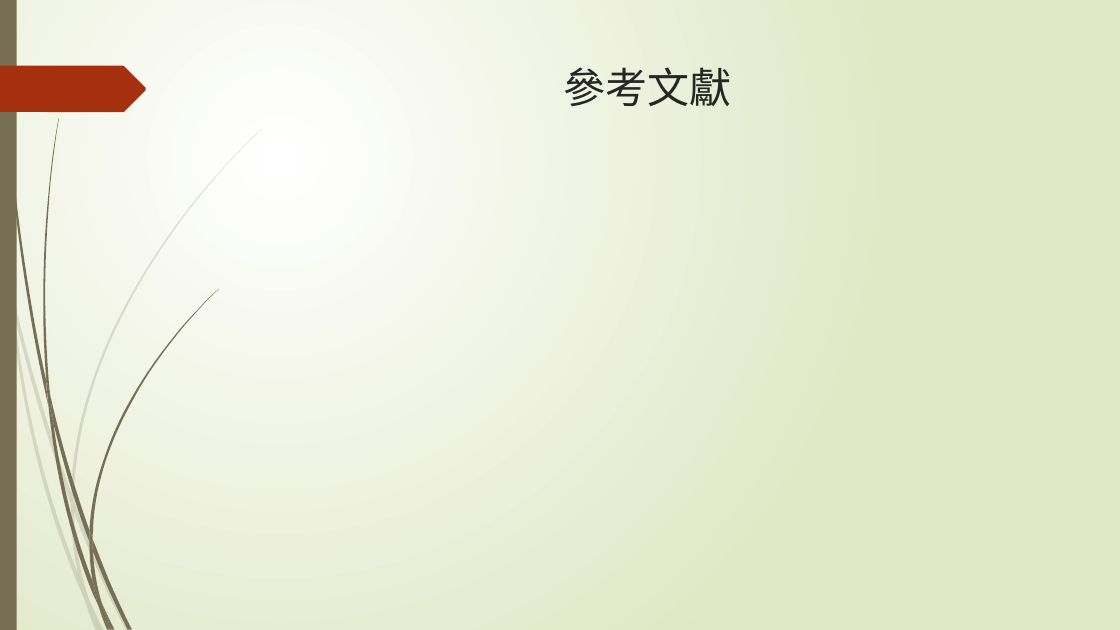
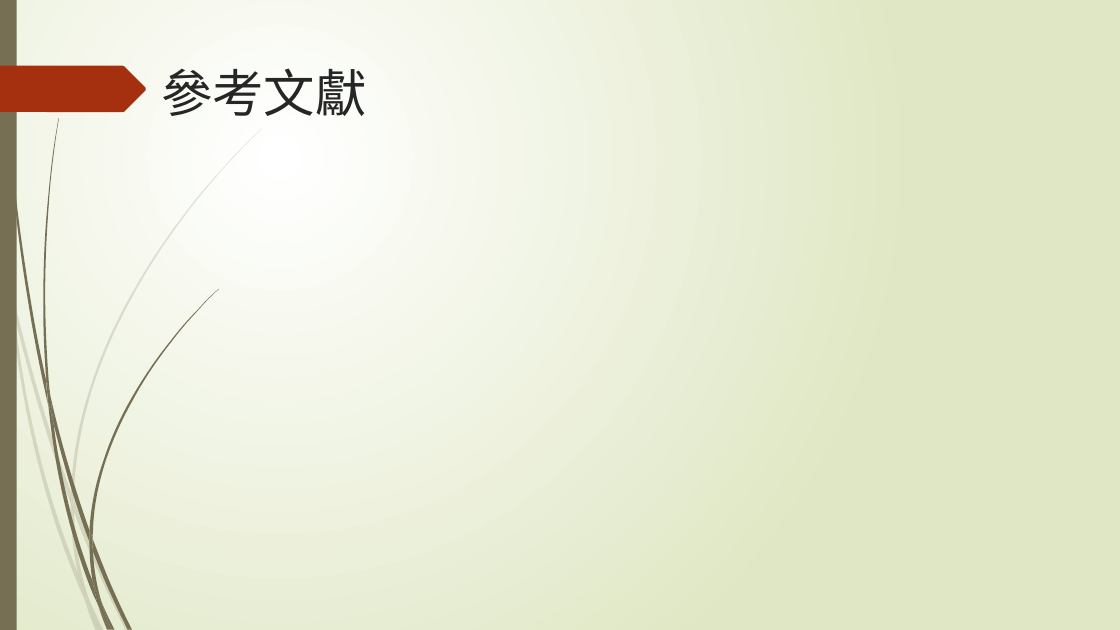
Before and after one commit to NIUWCSP/OTSM, a slide deck: slide 13 of report/以SDR實現OTSM通訊技術.pptx (slide 12 before the commit). Drawn at 1120x630 pixels with LibreOffice and Linux fonts; fonts in the diff are those of the drawing. Boxes give left, top, right and bottom in pixels: in the first picture for what was removed or moved away, otherwise in the second. Text is boxed around its words. In the diff, an @@ line names an element or a change of style, - is before the commit and + after.

```diff
--- a/report/以SDR實現OTSM通訊技術.pptx
+++ b/report/以SDR實現OTSM通訊技術.pptx
@@ title "參考文獻": place and size @@
-title "參考文獻" at <box>564,67,732,107</box>
+title "參考文獻" at <box>161,68,366,116</box>
@@ title "參考文獻" at <box>161,68,366,116</box>: size 36 to 44 pt, font League Spartan to Noto Sans CJK JP; alignment centre to left @@
```
Also in this commit, not shown: 11 other slides changed, 1 slide added, 1 slide removed.
